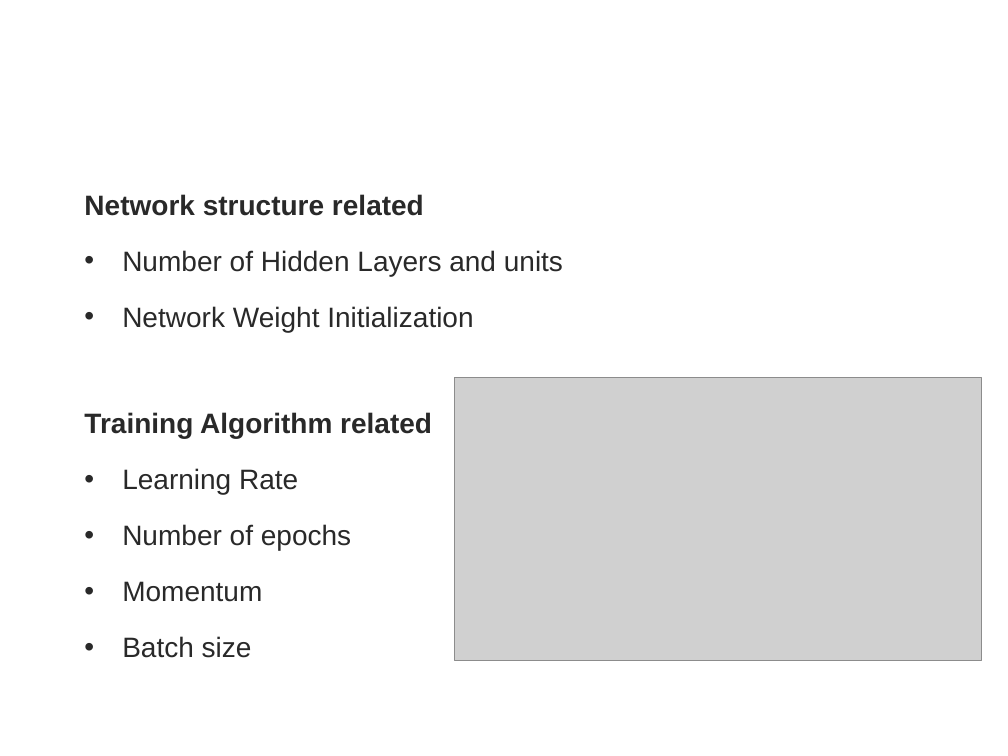
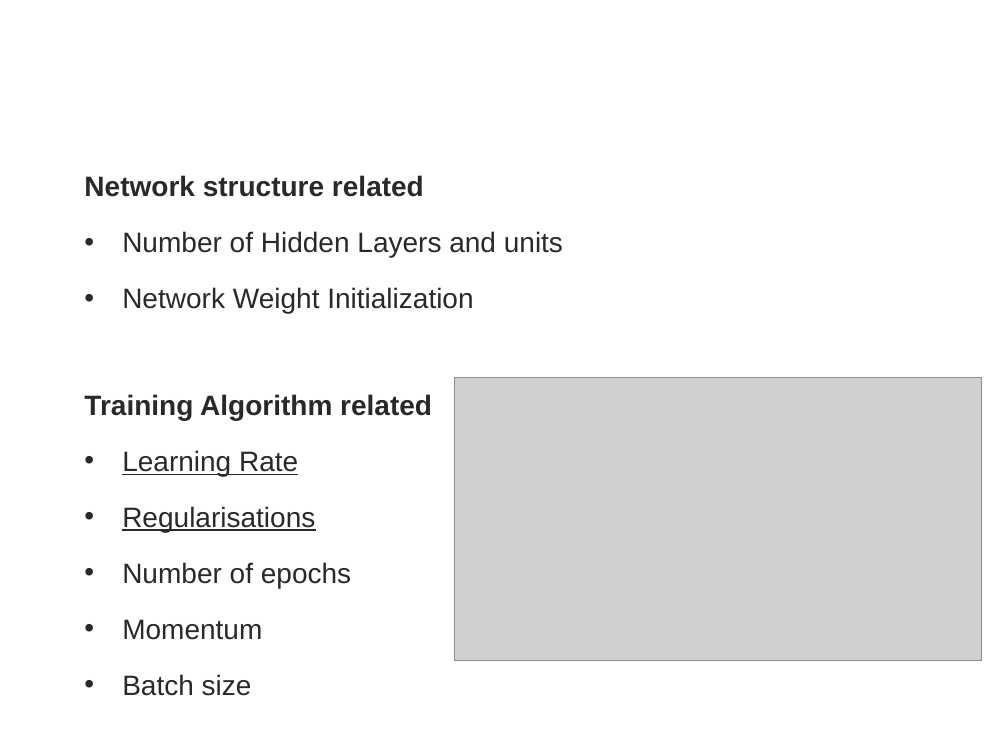
Before and after one commit to lshtm-genomics/omics-course, a slide deck: slide 20 of docs/presentations/AI-dr_prediction.pptx (slide 18 before the commit). Drawn at 1008x756 pixels with LibreOffice and Linux fonts; fonts in the diff are those of the drawing; grey boxes stand for pictures; background and template pictures are left out. Boxes give left, top, right and bottom in pixels: in the first picture for what was removed or moved away, otherwise in the second. Text is boxed around its words. In the diff, an @@ line names an element or a change of style, - is before the commit and + after.

```diff
--- a/docs/presentations/AI-dr_prediction.pptx
+++ b/docs/presentations/AI-dr_prediction.pptx
@@ text "Network structure related": place and size @@
-text "Network structure related" at box(84, 194, 563, 658)
+text "Network structure related" at box(84, 175, 563, 640)
@@ text at box(122, 450, 298, 476): underline on in "Learning Rate" @@
@@ text at box(122, 506, 315, 532): paragraph added @@
+• Regularisations
```
Also in this commit, not shown: 5 other slides changed, 4 slides added, 1 slide removed.
